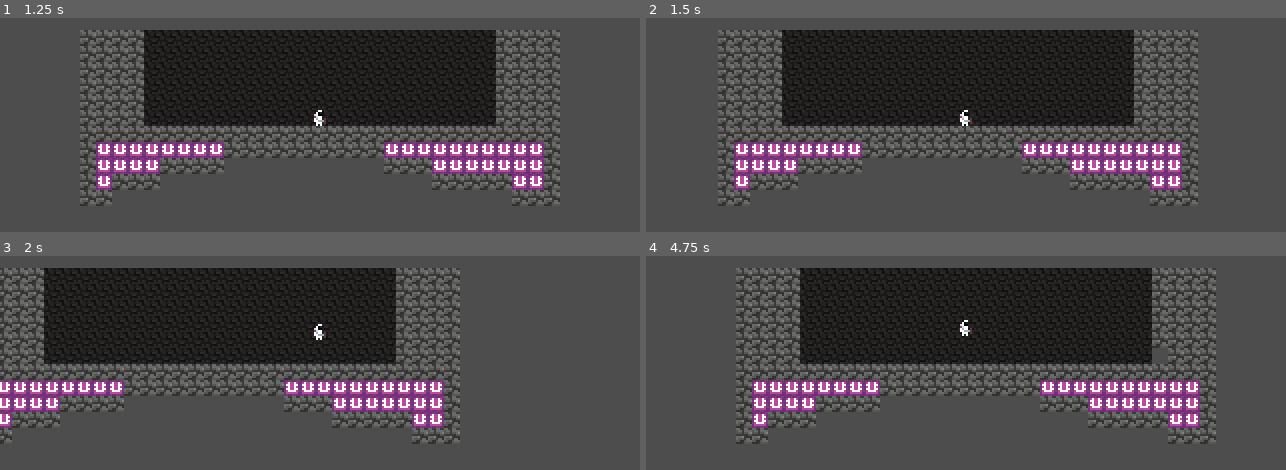
Above: before the commit, frames 1-4 (two rows, left to right).
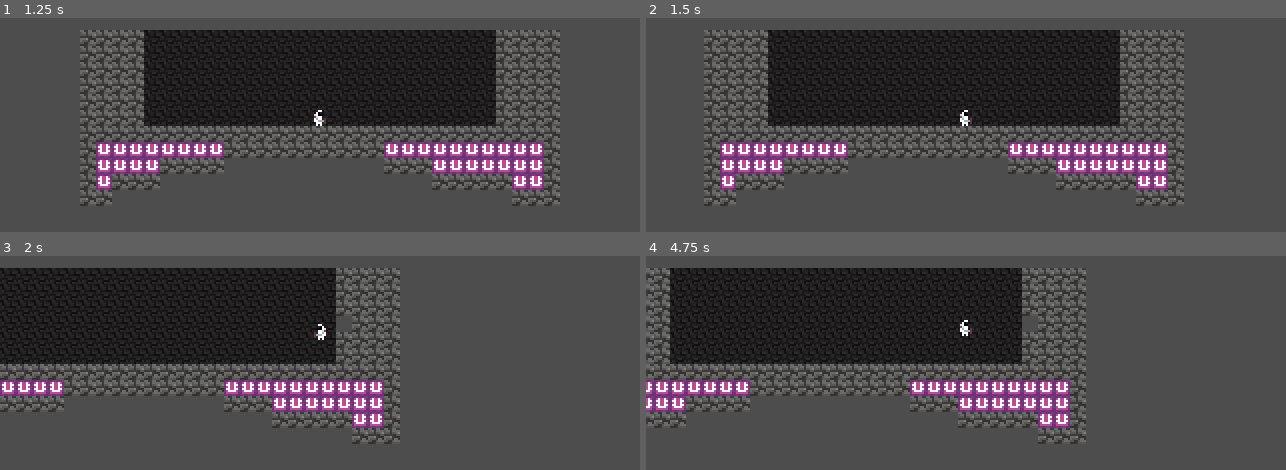
Above: after the commit, the same moments.

Repository: Larrycoder12/THM_Prod
Game: Godot game, scene res://scenes/main_menu.tscn
The game is run twice, just before and just after one commit, with the same random seed, the same clock (stepped at 60 frames per second) and the same inputs.
Inputs (mouse positions are in pixels of both pictures, inside the frame that each line leads up to):
- Up to frame 1 (1.25 s): click (320, 62) at 0.5 s
- Up to frame 2 (1.5 s): tap Enter at 1.25 s; hold Right (right) from 1.28 s (still down)
- Up to frame 3 (2 s): keep holding Right (right); tap W (up) at 1.52 s
- Up to frame 4 (4.75 s): tap W (up) at 2.27, 3.77, 4.52 s; release Right (right) at 2.78 s; hold A (left) 2.78-3.53 s; hold Right (right) from 3.53 s (still down)

Frame 1 is identical in both runs. In frame 2, 16% of the frame differs, in the area x 9-87%, y 5-88%; in frame 3, 23%; in frame 4, 38%, in the area x 0-90%, y 5-88%.

Commit message:
Changed bouncing
Made different values for horizontal and vertical bouncing

Diff:
--- a/scenes/player.tscn
+++ b/scenes/player.tscn
@@ -5,7 +5,7 @@
 
 [sub_resource type="CapsuleShape2D" id="CapsuleShape2D_qhqgy"]
 radius = 2.0
-height = 8.0
+height = 6.0
 
 [node name="Player" type="CharacterBody2D" unique_id=1009281542]
 script = ExtResource("1_3vyb7")
@@ -14,7 +14,7 @@
 texture = ExtResource("2_g2els")
 
 [node name="CollisionShape2D" type="CollisionShape2D" parent="." unique_id=259260269]
-position = Vector2(-1, 0)
+position = Vector2(-1, 1)
 shape = SubResource("CapsuleShape2D_qhqgy")
 
 [node name="Camera2D" type="Camera2D" parent="." unique_id=966553553]
--- a/scripts/player.gd
+++ b/scripts/player.gd
@@ -1,8 +1,9 @@
 extends CharacterBody2D
 
-const ACCELERATION = 200
+const ACCELERATION = 500
 const MAX_VELOCITY = 200
-const BOUNCE = 40
+const VERT_BOUNCE = 40
+const HORIZ_BOUNCE = 120
 const JETPACK_VELOCITY = -80.0
 const SPEED = 100.0
 const JUMP_VELOCITY = -150.0
@@ -51,14 +52,14 @@
 
 					if abs(n.x) > abs(n.y):
 						if n.x > 0:
-							velocity.x += BOUNCE
+							velocity.x += HORIZ_BOUNCE
 						else:
-							velocity.x -= BOUNCE
+							velocity.x -= HORIZ_BOUNCE
 					else:
 						if n.y > 0:
-							velocity.y += BOUNCE
+							velocity.y += VERT_BOUNCE
 						else:
-							velocity.y = -1 * BOUNCE * 4
+							velocity.y = -1 * VERT_BOUNCE * 4
 
 func break_block(layer: TileMapLayer, map_pos: Vector2i):
 	layer.erase_cell(map_pos)
